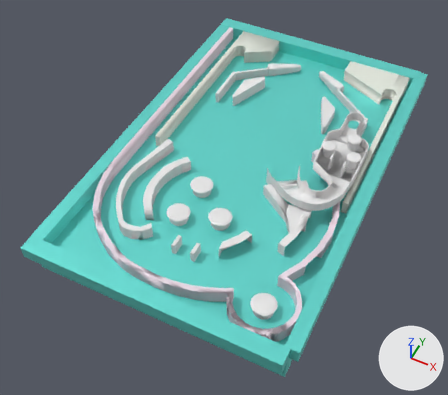
The FBX model Assets/gamba1707/bord.fbx as it was, and as the next commit left it.
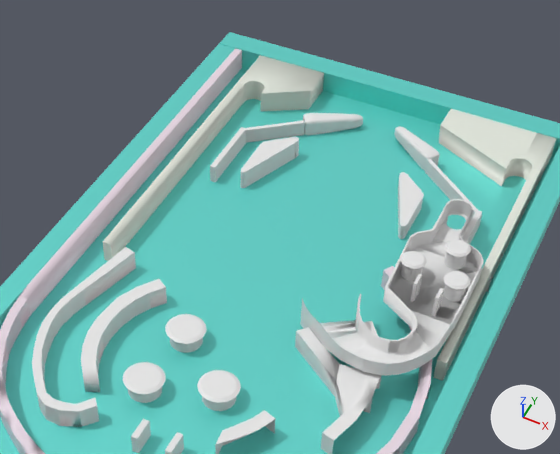
Each version appears first whole from a 50 mm camera at (10.6, -24.8, 31.6) aimed at (-0.4, -2.6, 3.9), and next in a close-up on the part from 22% to 92% of the width and 0% to 65% of the height. Arrows for +X, +Y and +Z are at lower right; the lights stay in place. Where no turn or scale is listed for an object, it has been applied to the vertices.

In view in the first close-up: 'Cube.001', 'Cube.002', 'Cube.003', 'Cube.004', 'Cube.006', 'Cube.008', 'Cube.010', '円柱', '円柱.002', '円柱.003', '円柱.007', '円柱.008', '円柱.009', '円柱.010', '立方体.002_立方体.003', '立方体.004_立方体.001', '立方体.004_立方体.002'.
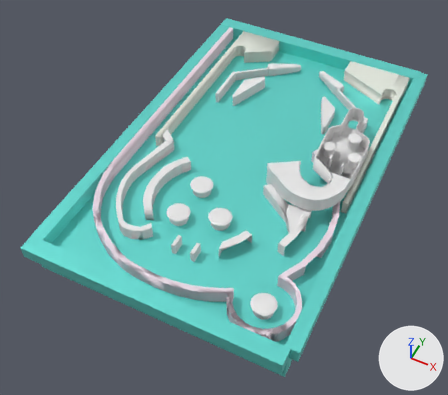
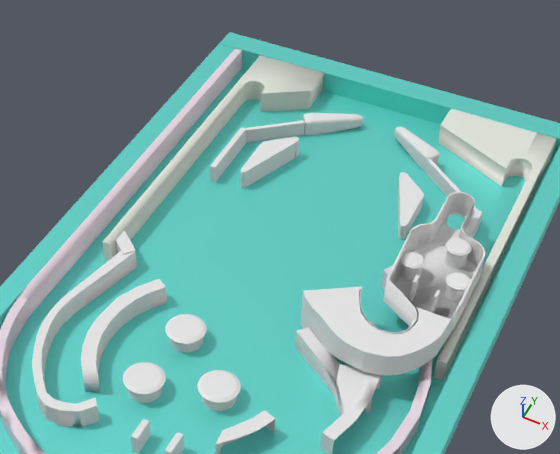
Edits to the bpy script that builds the scene:
```text
Change me_円柱_007:
    used by ob_円柱_007; location = (4.56, -1.53, 6.81)
    remove me_円柱_007.from_pydata(...)  # 471 vertices, 507 faces; spans x -2.73..1.92, y -1.93..6.35, z -1.36..0.14
    add me_円柱_007.from_pydata(...)  # 471 vertices, 518 faces; spans x -2.73..1.92, y -1.93..6.35, z -1.36..0.46
    me_円柱_007 part 1
    7 faces are deleted
    155 vertices in x -2.73..1.92, y -0.79..6.35, z -0.14..0.14 move by (0.0, 0.0, 0.32)
    61 vertices in x -1.72..1.88, y -1.93..4.54, z 0.06..0.13 move by (0.0, 0.0, 0.33)
    3 vertices in x -1.28..-0.67, y -1.5..-0.36, z -0.67..-0.59 move by (0.0, 0.0, -0.06)
    8 vertices move from x -2.48..-0.46, y -1.67..0.03, z -1.14..-0.51 to x -2.48..-0.46, y -1.67..0.03, z -1.19..-0.54
    18 new faces join them
Add me_立方体:
    me_立方体.from_pydata([(0.315, -0.55, -0.616), (0.315, -0.55, 0.616), (-0.599, 0.206, -0.616), (-0.599, 0.206, 0.616), (0.599, -0.206, -0.616), (0.599, -0.206, 0.616), (-0.315, 0.55, -0.616), (-0.315, 0.55, 0.616)], [], [(0, 1, 3, 2), (2, 3, 7, 6), (6, 7, 5, 4), (4, 5, 1, 0), (2, 6, 4, 0), (7, 3, 1, 5)])
Change ob_円柱_008:
    ob_円柱_008.location: (5.98, 0.9, 6.66) -> (6.02, 0.9, 6.66)
Change ob_立方体_004_立方体_002:
    ob_立方体_004_立方体_002.location: (4.89, 0.22, 6.71) -> (4.84, 0.22, 6.71)
    ob_立方体_004_立方体_002.scale: (0.499, 1.0, 0.644) -> (0.499, 1.0, 0.484)
Change ob_円柱_010:
    ob_円柱_010.scale: (0.343, 0.343, 0.365) -> (0.314, 0.314, 0.335)
Change ob_円柱_009:
    ob_円柱_009.location: (5.53, 2.33, 6.66) -> (5.53, 2.4, 6.66)
Change ob_立方体_004_立方体_001:
    ob_立方体_004_立方体_001.location: (5.71, -0.06, 6.71) -> (5.64, -0.06, 6.78)
    ob_立方体_004_立方体_001.scale: (0.507, 1.0, 0.644) -> (0.378, 0.745, 0.48)
Add ob_立方体:
    ob_立方体 = bpy.data.objects.new('立方体', me_立方体)
    ob_立方体.location = (-4.82, -1.55, 5.61)
```

Boxes [x1, y1, x2, y2] around the edits, measured in the close-ups (560 x 454 px):
'円柱.007', reshaped
    before: [300, 199, 484, 376]
    after: [300, 192, 485, 376]
'円柱.009', moved
    before: [444, 240, 471, 269]
    after: [445, 238, 472, 268]
'円柱.008', moved
    before: [443, 271, 470, 302]
    after: [445, 272, 471, 302]
'円柱.010', rescaled (11% narrower)
    before: [400, 251, 427, 281]
    after: [401, 252, 425, 281]
'立方体', added
    after: [116, 230, 137, 267]
'立方体.004_立方体.001', moved, rescaled (23% narrower, 24% shorter)
    before: [432, 288, 444, 316]
    after: [431, 290, 440, 311]
'立方体.004_立方体.002', moved, rescaled (15% narrower, 10% shorter)
    before: [410, 274, 422, 302]
    after: [410, 275, 420, 300]
